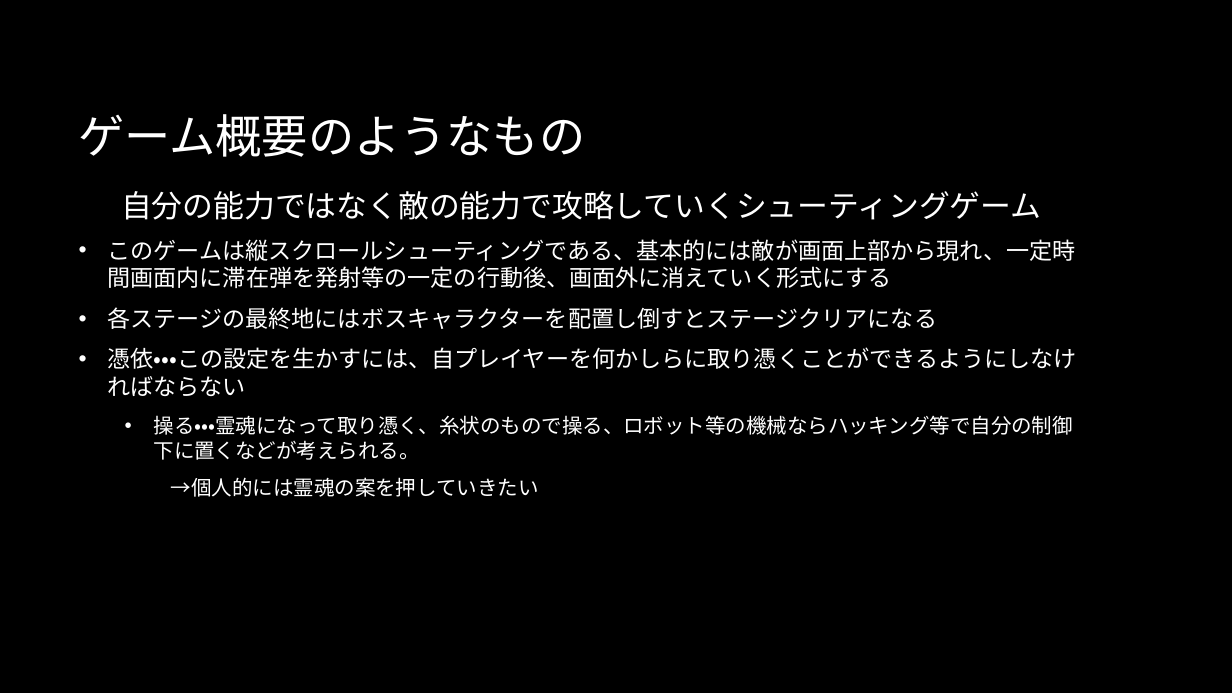
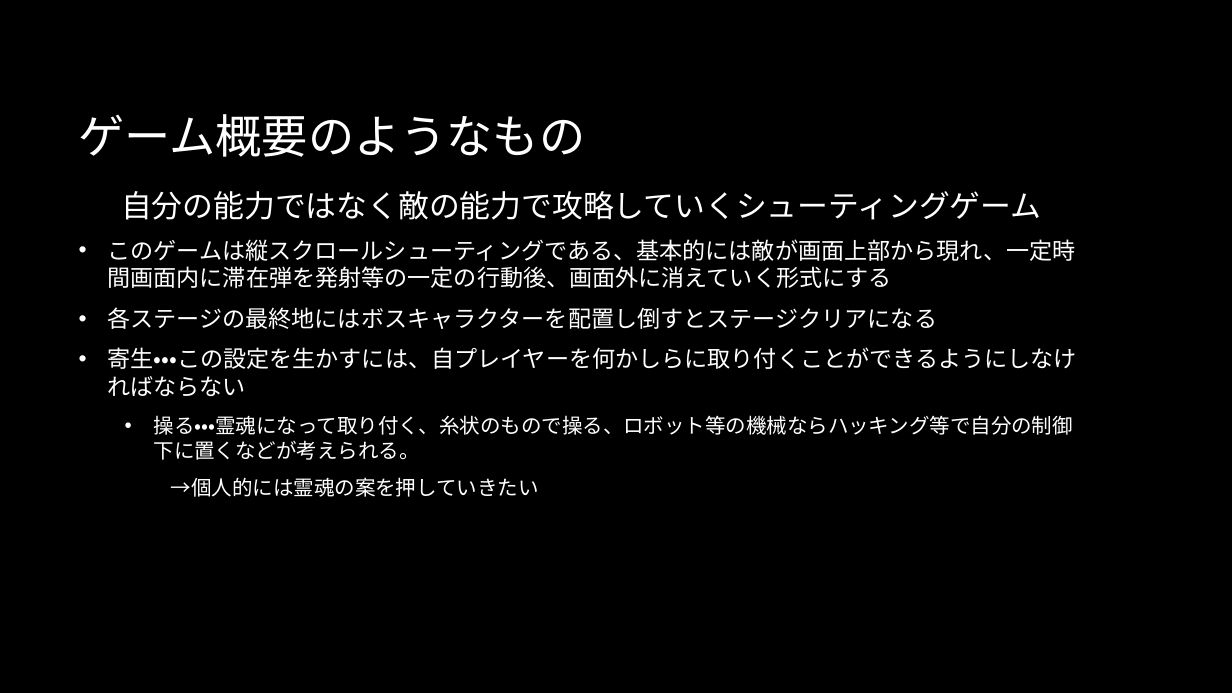
Before and after one commit to MusubiKamishiro/ParasitismShooting, a slide deck: slide 2 of Mint/企画担当部門/憑依型シューティングゲーム.pptx. Drawn at 1232x693 pixels with LibreOffice and Linux fonts; fonts in the diff are those of the drawing; background and template pictures are left out. Boxes give left, top, right and bottom in pixels: in the first picture for what was removed or moved away, otherwise in the second. Text is boxed around its words. In the diff, an @@ line names an element or a change of style, - is before the commit and + after.

```diff
--- a/Mint/企画担当部門/憑依型シューティングゲーム.pptx
+++ b/Mint/企画担当部門/憑依型シューティングゲーム.pptx
@@ text at bbox=[107, 347, 1076, 460]: text changed @@
-• 憑依・・・この設定を生かすには、自プレイヤーを何かしらに取り憑くことができるようにしなければならない
-  • 操る・・・霊魂になって取り憑く、糸状のもので操る、ロボット等の機械ならハッキング等で自分の制御下に置くなどが考えられる。
+• 寄生・・・この設定を生かすには、自プレイヤーを何かしらに取り付くことができるようにしなければならない
+  • 操る・・・霊魂になって取り付く、糸状のもので操る、ロボット等の機械ならハッキング等で自分の制御下に置くなどが考えられる。
```
Also in this commit, not shown: 8 other slides changed, 15 other files.
